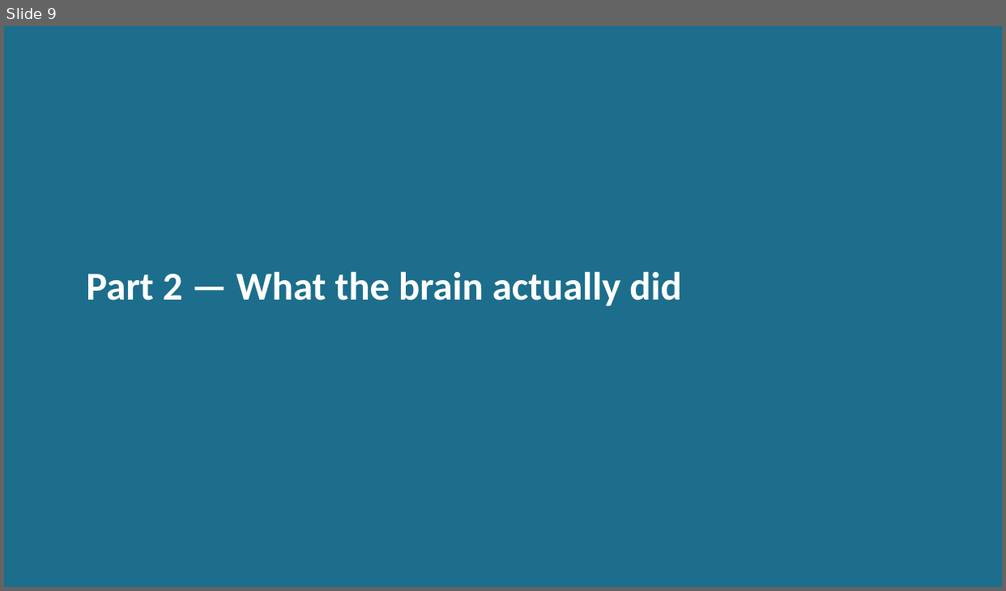
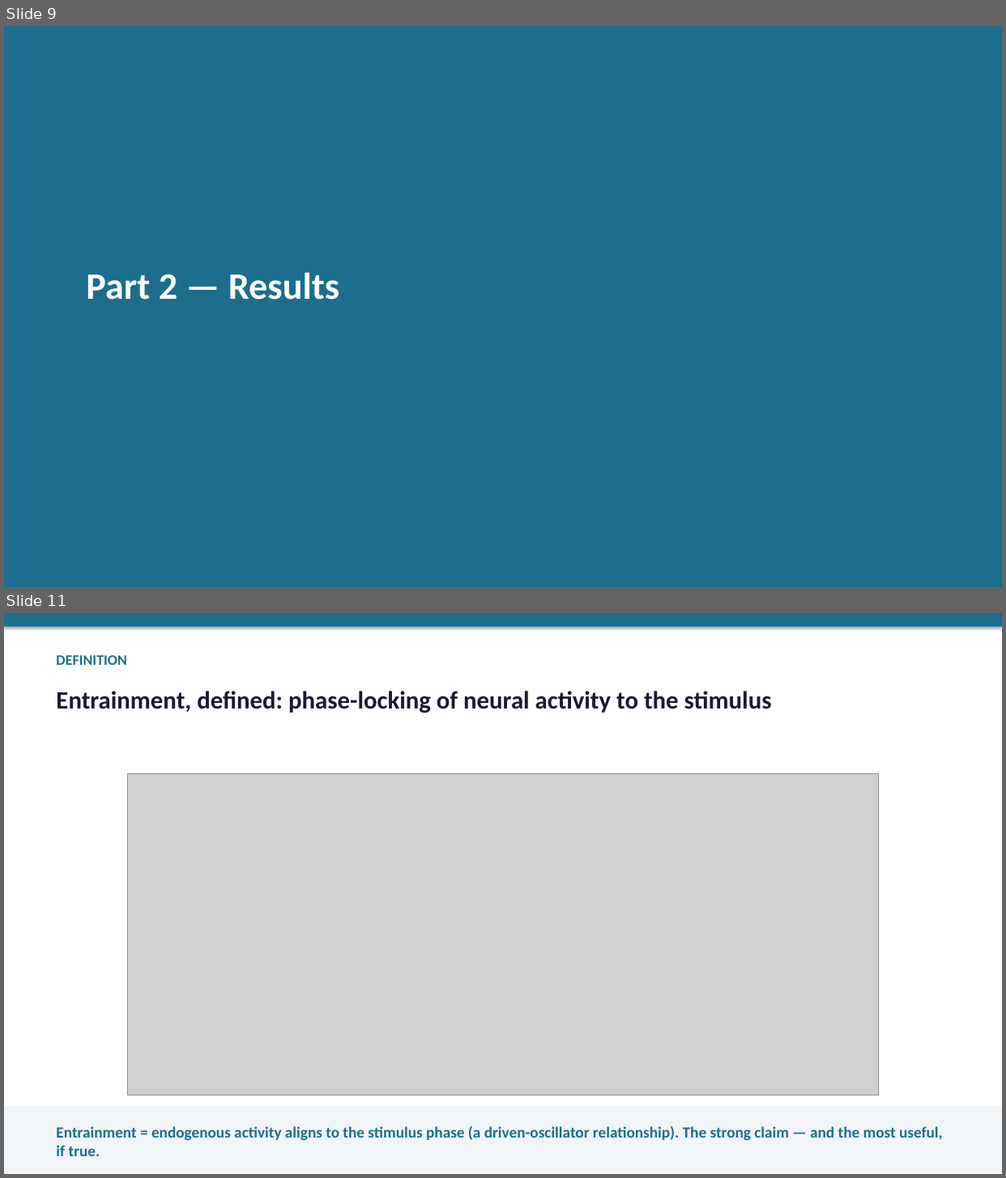
Before and after one commit to wehabit/hpaticmousebuzsakilab, a slide deck: presentation/haptic_brain_talk.pptx. Shown one above the other, each under a label of ours: slide 9 before the commit, slides 9 and 11 after it; the slides between them are not shown. The pictures are 1006x591 and 1006x1178 pixels, drawn with LibreOffice and Linux fonts; fonts in the diff are those of the drawing; grey boxes stand for pictures. Boxes give left, top, right and bottom in pixels: in the first picture for what was removed or moved away, otherwise in the second. Text is boxed around its words. In the diff, an @@ line names an element or a change of style, - is before the commit and + after.

```diff
--- a/presentation/haptic_brain_talk.pptx
+++ b/presentation/haptic_brain_talk.pptx
@@ slide 11 added at [4, 613, 1002, 1174], background #FFFFFF @@
@@ rectangle added at [4, 613, 1002, 627], fill #1C6E8C @@
@@ text added at [56, 655, 126, 665], 14 pt, text #1C6E8C, bold @@
+DEFINITION
@@ text added at [56, 691, 772, 713], 24 pt, text #1A1A2E, bold @@
+Entrainment, defined: phase-locking of neural activity to the stimulus
@@ picture added at [127, 774, 879, 1096] @@
@@ rectangle added at [4, 1107, 1002, 1174], fill #F2F5F7 @@
@@ text added at [56, 1127, 943, 1157], 15 pt, text #1C6E8C, bold @@
+Entrainment = endogenous activity aligns to the stimulus phase (a driven-oscillator relationship). The strong claim — and the most useful, if true.
@@ slide 9 changed as well @@
@@ text at [86, 272, 339, 300]: text changed; size 38 to 36 pt @@
-Part 2 — What the brain actually did
+Part 2 — Results
```
Also in this commit, not shown: 18 other slides changed, 6 other slides added, 7 slides removed, 9 other files.
